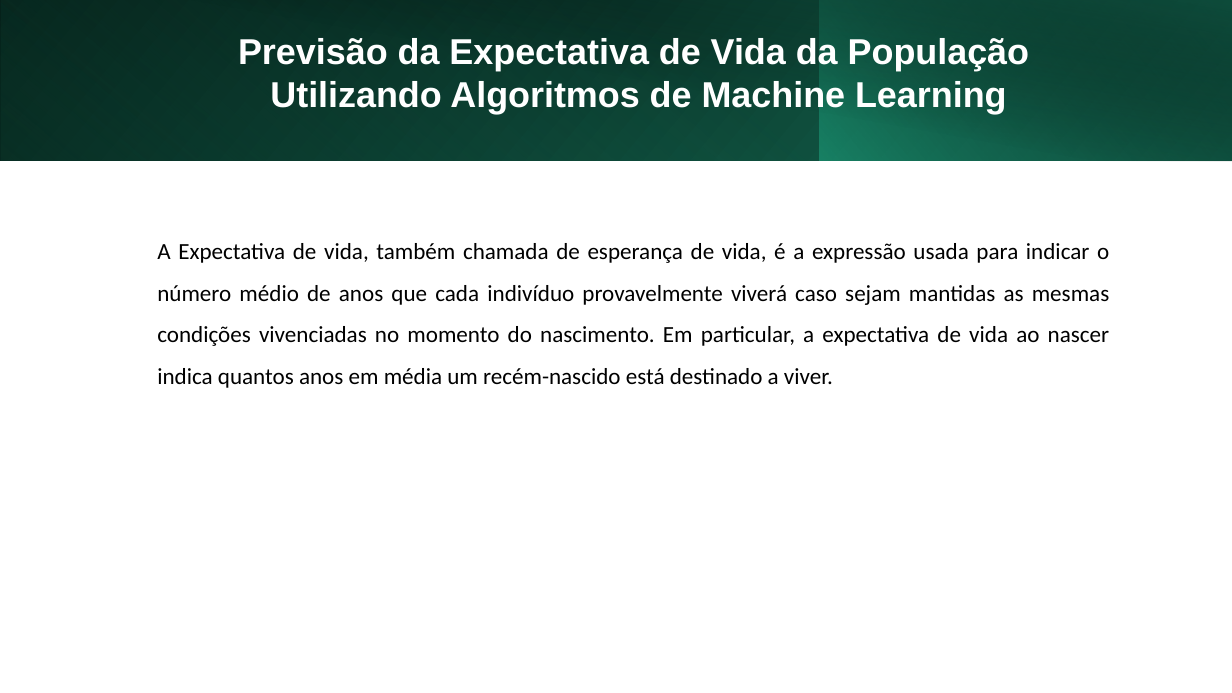
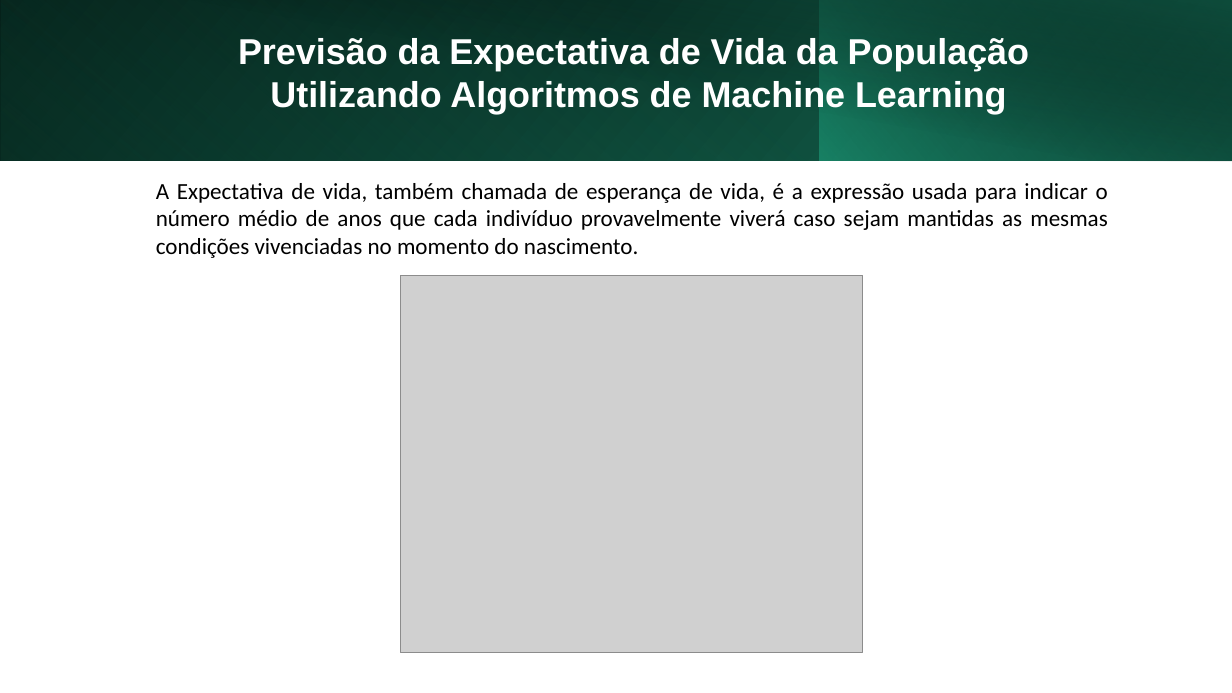
Before and after one commit to alessandra-barbosa/life_expectancy_prediction, a slide deck: slide 2 of pdf/life_expectancy.pptx. Drawn at 1232x693 pixels with LibreOffice and Linux fonts; fonts in the diff are those of the drawing; grey boxes stand for pictures. Boxes give left, top, right and bottom in pixels: in the first picture for what was removed or moved away, otherwise in the second. Text is boxed around its words. In the diff, an @@ line names an element or a change of style, - is before the commit and + after.

```diff
--- a/pdf/life_expectancy.pptx
+++ b/pdf/life_expectancy.pptx
@@ text at (156,183,1108,258): text changed @@
-A Expectativa de vida, também chamada de esperança de vida, é a expressão usada para indicar o número médio de anos que cada indivíduo provavelmente viverá caso sejam mantidas as mesmas condições vivenciadas no momento do nascimento. Em particular, a expectativa de vida ao nascer indica quantos anos em média um recém-nascido está destinado a viver.
+A Expectativa de vida, também chamada de esperança de vida, é a expressão usada para indicar o número médio de anos que cada indivíduo provavelmente viverá caso sejam mantidas as mesmas condições vivenciadas no momento do nascimento.
@@ picture added at (400,275,863,653) @@
```
Also in this commit, not shown: 5 other slides changed, 2 slides added, 1 other file.
